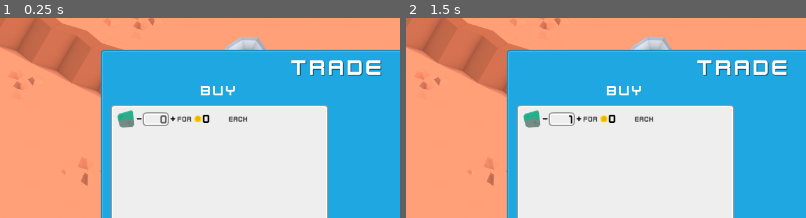
Above: before the commit, frames 1-2 (left to right).
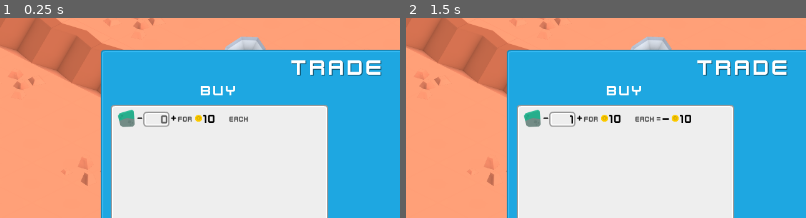
Above: after the commit, the same moments.

Repository: iapetos163/kenney-jam-2023
Game: Godot game, scene res://scene/planet.tscn
The game is run twice, just before and just after one commit, with the same random seed, the same clock (stepped at 60 frames per second) and the same inputs.
Inputs (mouse positions are % of the whole screen's width and height, from its top left):
- Up to frame 1 (0.25 s): no input
- Up to frame 2 (1.5 s): click (26, 34) at 0.5 s; click (30, 34) at 1.25 s
The pictures show only the part of the screen within x 8-58%, y 9-59%; the shares and areas given below are measured in that part.

The runs differ from the first frame. In frame 1, 0.6% of the frame differs, in the area x 29-62%, y 46-55%; in frame 2, 0.8%, in the area x 29-72%, y 46-55%.

Commit message:
Dynamic set of items

Diff:
--- a/scene/planet.tscn
+++ b/scene/planet.tscn
@@ -8,8 +8,8 @@
 [ext_resource type="PackedScene" uid="uid://tgjccevfleic" path="res://ui/blue_panel.tscn" id="6_vtg26"]
 [ext_resource type="LabelSettings" uid="uid://c7ibfkcae4uw2" path="res://ui/ui_subtitle_settings.tres" id="7_tsxho"]
 [ext_resource type="Texture2D" uid="uid://brv4xuarjigxr" path="res://asset/ui/blue_sliderRight.png" id="8_36pox"]
-[ext_resource type="PackedScene" uid="uid://boitdlwx2d4vh" path="res://ui/transaction_entry/transaction_entry.tscn" id="8_nsi8l"]
 [ext_resource type="Theme" uid="uid://cb2s56xtatj3o" path="res://ui/base_theme.tres" id="9_taqc5"]
+[ext_resource type="PackedScene" uid="uid://bilnpiq2leps0" path="res://ui/transaction_set.tscn" id="10_6txwf"]
 [ext_resource type="PackedScene" uid="uid://dwcwkqy0bleq" path="res://ui/green_button.tscn" id="12_p0rwm"]
 
 [sub_resource type="LabelSettings" id="LabelSettings_186vl"]
@@ -250,25 +250,13 @@
 grow_horizontal = 2
 grow_vertical = 2
 
-[node name="buy_panel_contents" type="Control" parent="trade_ui/body_container/buy_container"]
-layout_mode = 1
-anchors_preset = 15
-anchor_right = 1.0
-anchor_bottom = 1.0
-offset_left = 16.0
-offset_top = 43.0
-offset_right = -17.0
-offset_bottom = -17.0
-grow_horizontal = 2
-grow_vertical = 2
-
-[node name="buy_entry" parent="trade_ui/body_container/buy_container/buy_panel_contents" instance=ExtResource("8_nsi8l")]
-layout_mode = 1
-anchor_right = 1.0
-anchor_bottom = 0.107
-offset_right = 0.0
-offset_bottom = 5.999
-grow_horizontal = 2
+[node name="transaction_set" parent="trade_ui/body_container/buy_container" instance=ExtResource("10_6txwf")]
+layout_mode = 1
+offset_left = 17.0
+offset_top = 42.0
+offset_right = -16.0
+offset_bottom = -213.0
+transaction_type = "BUY"
 
 [node name="sell_container" type="Control" parent="trade_ui/body_container"]
 layout_mode = 1
--- a/ui/transaction_entry/entry.gd
+++ b/ui/transaction_entry/entry.gd
@@ -1,6 +1,6 @@
 extends Control
 
-var amount_sign: String = '-'
+var amount_sign: String
 var unit_amount: int = 0
 var num_units: int = 0
 var total_amount: int = 0
@@ -32,6 +32,10 @@
 	unit_amount_set.emit()
 	recalc_total()
 
+func _ready():
+	amount_sign = '-' if ($'..'.transaction_type == 'BUY') else '+'
+	unit_amount_set.emit()
+
 func _on_num_units_text_changed(new_text: String):
 	var new_value = int(new_text)
 	if new_value == null or new_value > 999 or new_value < 0:
--- a/ui/transaction_entry/entry_sign.gd
+++ b/ui/transaction_entry/entry_sign.gd
@@ -1,4 +1,10 @@
 extends Label
 
+func refresh_text():
+	text = $'../..'.amount_sign
+
 func _ready():
-	text = $'../..'.amount_sign
+	refresh_text()
+
+func _on_entry_unit_amount_set():
+	refresh_text()
--- a/ui/transaction_entry/transaction_entry.tscn
+++ b/ui/transaction_entry/transaction_entry.tscn
@@ -194,6 +194,7 @@
 [connection signal="total_amount_updated" from="." to="total_amount_container" method="_on_entry_total_amount_updated"]
 [connection signal="total_amount_updated" from="." to="total_amount_container/total_amount" method="_on_entry_total_amount_updated"]
 [connection signal="unit_amount_set" from="." to="unit_amount" method="_on_entry_unit_amount_set"]
+[connection signal="unit_amount_set" from="." to="total_amount_container/sign" method="_on_entry_unit_amount_set"]
 [connection signal="text_changed" from="amount_control/num_units" to="." method="_on_num_units_text_changed"]
 [connection signal="pressed" from="amount_control/dec_button" to="." method="_on_dec_button_pressed"]
 [connection signal="pressed" from="amount_control/inc_button" to="." method="_on_inc_button_pressed"]
--- /dev/null
+++ b/ui/transaction_set.gd
@@ -0,0 +1,31 @@
+extends Control
+
+var Entry = preload("res://ui/transaction_entry/transaction_entry.tscn")
+
+@export_enum('BUY', 'SELL')
+var transaction_type: String
+
+# { item_type: 'IRON', unit_amount: 10 }
+var items: Array[Dictionary] = []
+var entry_nodes: Array[Node] = []
+
+func create_entry(item: Dictionary, y_offset: int):
+	var node: Control = Entry.instantiate()
+	node.set_size(Vector2(331, 32))
+	node.set_offset(SIDE_TOP, y_offset)
+	node.set_unit_amount(item['unit_amount'])
+	add_child(node)
+	return node
+
+func set_items(items_arr: Array[Dictionary]):
+	items = items_arr
+	for node in entry_nodes:
+		node.queue_free()
+	entry_nodes = []
+	var y_offset = 0
+	for item in items:
+		entry_nodes.append(create_entry(item, y_offset))
+		y_offset += 48
+
+func _ready():
+	set_items([{ 'item_type': 'IRON', 'unit_amount': 10 }])
--- /dev/null
+++ b/ui/transaction_set.tscn
@@ -0,0 +1,26 @@
+[gd_scene load_steps=3 format=3 uid="uid://bilnpiq2leps0"]
+
+[ext_resource type="PackedScene" uid="uid://boitdlwx2d4vh" path="res://ui/transaction_entry/transaction_entry.tscn" id="1_32qgc"]
+[ext_resource type="Script" path="res://ui/transaction_set.gd" id="1_nv2x6"]
+
+[node name="transaction_set" type="Control"]
+layout_mode = 3
+anchors_preset = 15
+anchor_right = 1.0
+anchor_bottom = 1.0
+offset_left = 16.0
+offset_top = 43.0
+offset_right = -933.0
+offset_bottom = -549.0
+grow_horizontal = 2
+grow_vertical = 2
+script = ExtResource("1_nv2x6")
+
+[node name="placeholder" parent="." instance=ExtResource("1_32qgc")]
+visible = false
+layout_mode = 0
+anchors_preset = 0
+anchor_right = 0.0
+anchor_bottom = 0.0
+offset_right = 331.0
+offset_bottom = 32.0
